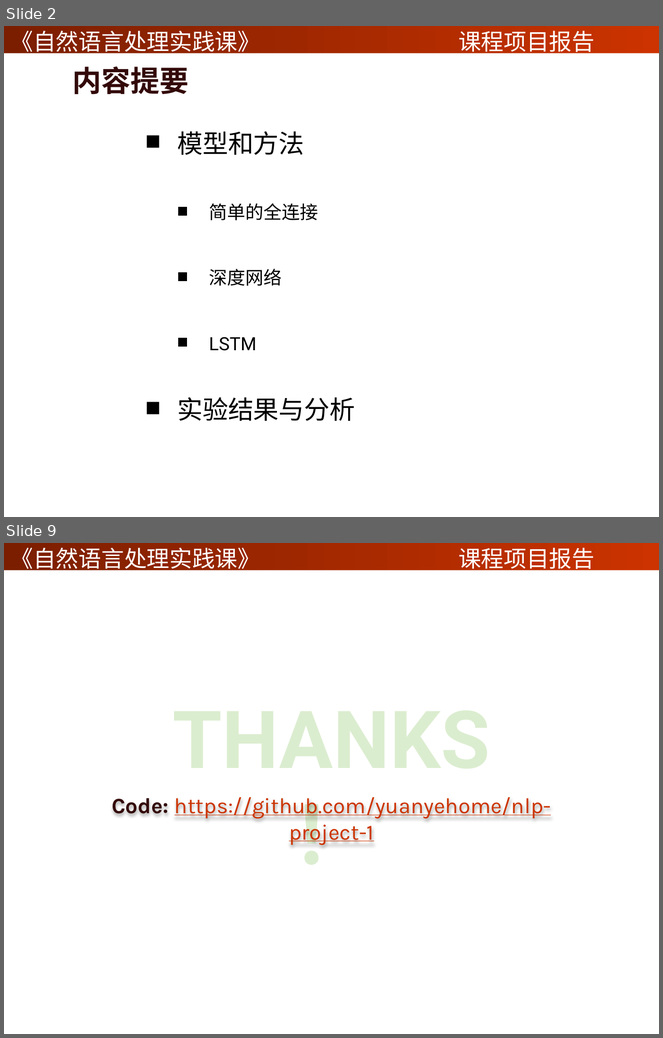
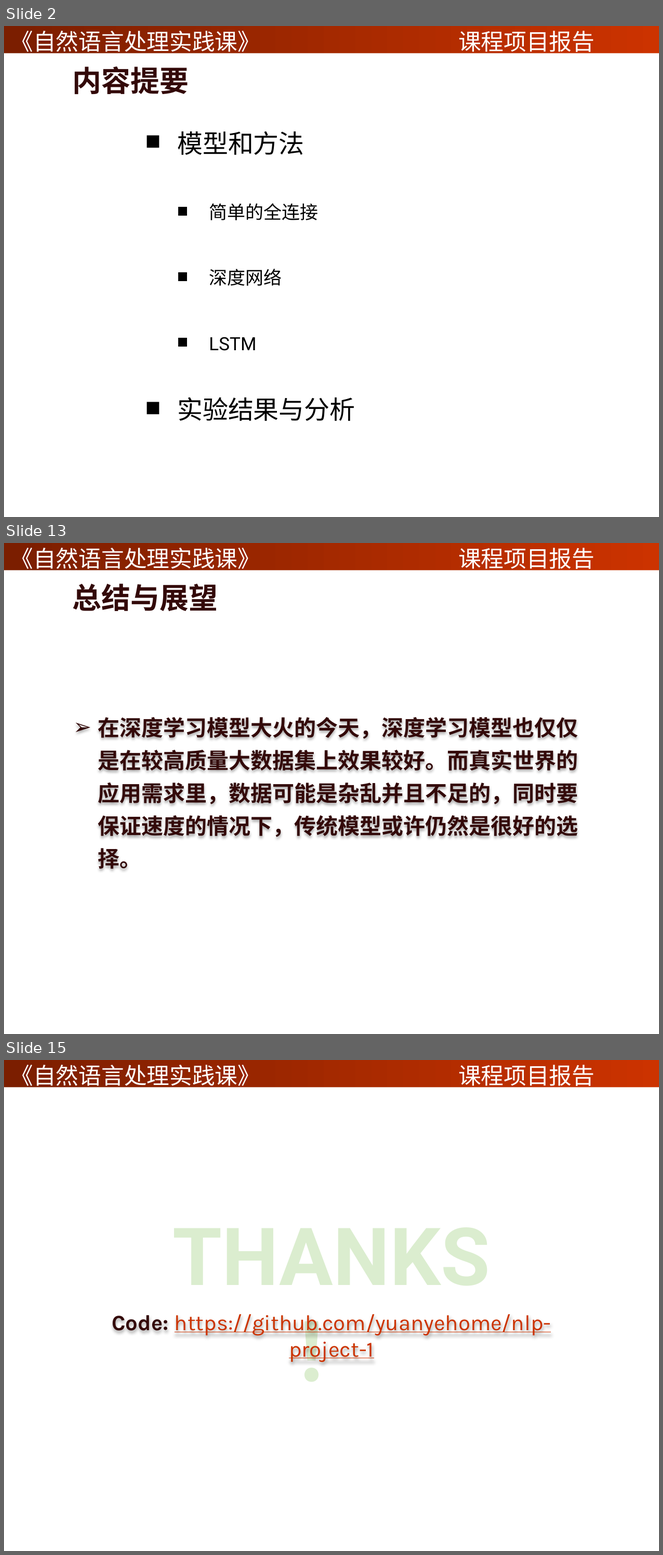
Before and after one commit to yuanyehome/nlp-project-1, a slide deck: report2.pptx. Shown one above the other, each under a label of ours: slides 2 and 9 before the commit, slides 2, 13 and 15 after it; the slides between them are not shown. The pictures are 663x1038 and 663x1555 pixels, drawn with LibreOffice and Linux fonts; fonts in the diff are those of the drawing; background and template pictures are left out. Boxes give left, top, right and bottom in pixels: in the first picture for what was removed or moved away, otherwise in the second. Text is boxed around its words. In the diff, an @@ line names an element or a change of style, - is before the commit and + after.

```diff
--- a/report2.pptx
+++ b/report2.pptx
@@ slide 13 added at box(4, 543, 659, 1034), background picture (left out); not listed: 3 template elements that a slide beside it also shows @@
@@ title added at box(73, 584, 218, 611), 32 pt, text #330909, bold @@
+总结与展望
@@ text added at box(98, 717, 578, 871), 24 pt, text #330909, bold @@
+➢ 在深度学习模型大火的今天，深度学习模型也仅仅是在较高质量大数据集上效果较好。而真实世界的应用需求里，数据可能是杂乱并且不足的，同时要保证速度的情况下，传统模型或许仍然是很好的选择。
@@ what was slide 9 is now slide 15 @@
```
Also in this commit, not shown: 6 slides changed, 5 other slides added.
